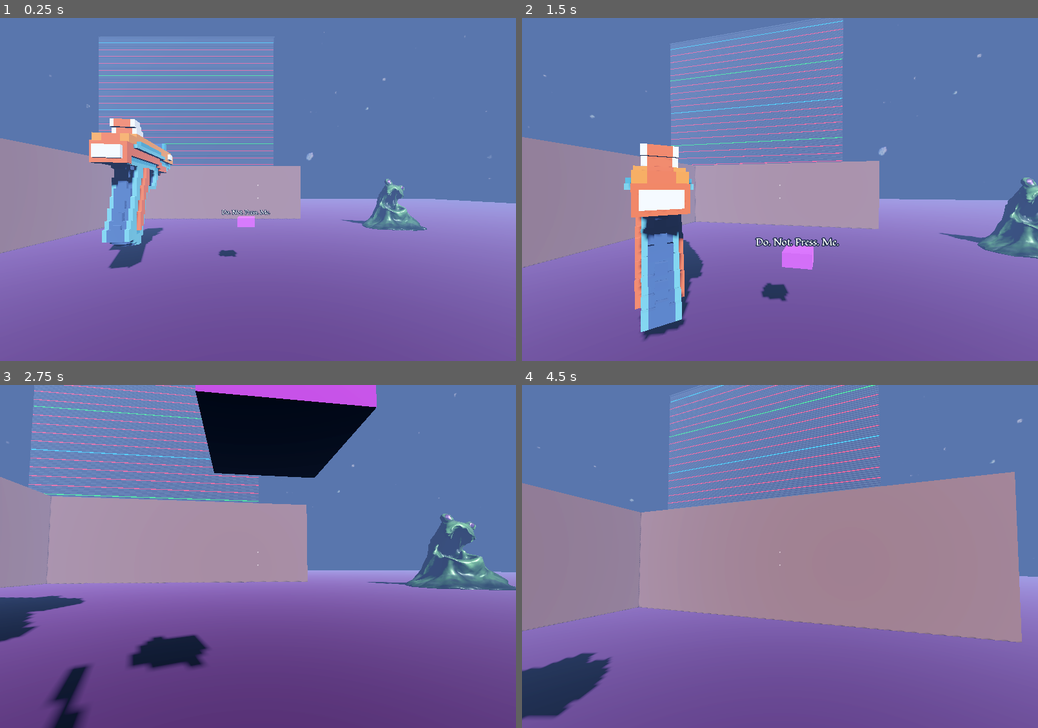
Above: before the commit, frames 1-4 (two rows, left to right).
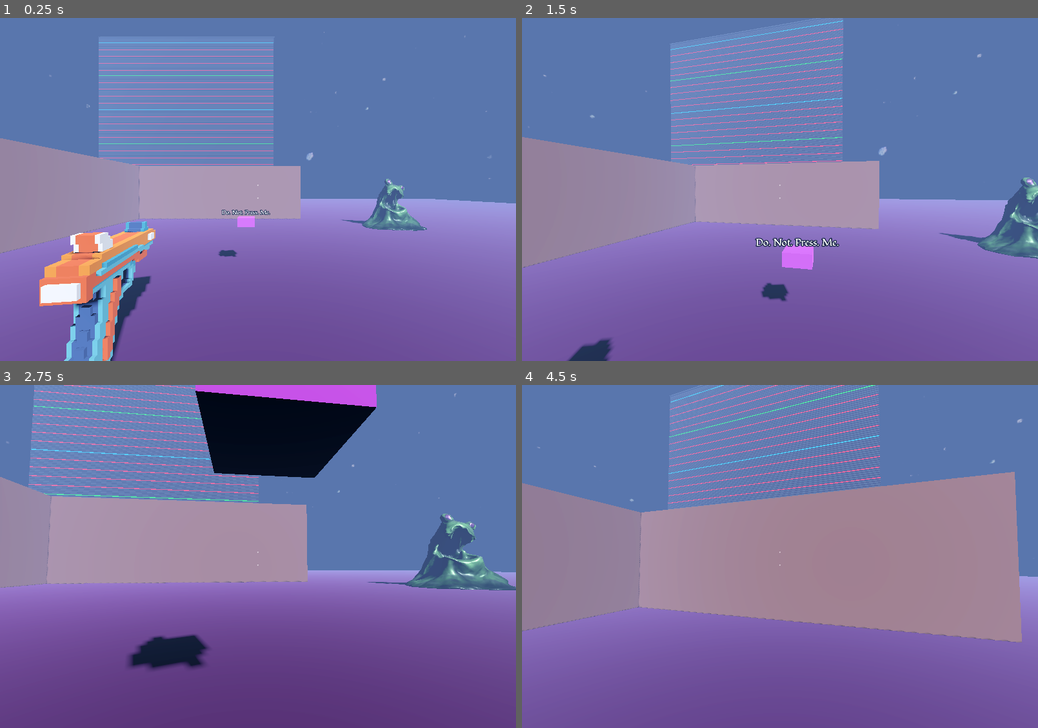
Above: after the commit, the same moments.

Repository: ChoppingSlime/3d_practice_project
Game: Godot game, scene res://levels/main.tscn
Two runs of this game, one before a commit and one after it. Both use one fixed random seed, a clock stepped at 60 frames per second and the inputs below.
Inputs (mouse positions are in pixels of both pictures, inside the frame that each line leads up to):
- Up to frame 1 (0.25 s): no input
- Up to frame 2 (1.5 s): move the mouse to (805, 189) at 0.52 s; hold Ctrl (sneak) 0.53-1.28 s; hold W (go_forward) from 0.53 s (still down); tap Space (jump) at 0.77 s; click (805, 189) at 0.8 s; move the mouse to (754, 189) at 1.27 s; click (754, 189) at 1.35 s
- Up to frame 3 (2.75 s): keep holding W (go_forward); tap Space (jump) at 1.52 s; right-click (232, 556) at 1.55 s; move the mouse to (268, 549) at 2.02 s; hold Ctrl (sneak) from 2.03 s (still down); right-click (268, 549) at 2.1 s
- Up to frame 4 (4.5 s): keep holding W (go_forward); move the mouse to (774, 563) at 2.77 s; release Ctrl (sneak) at 2.78 s; tap E (interact) at 2.85 s; tap Space (jump) at 3.02, 3.77 s; click (774, 563) at 3.05 s; move the mouse to (816, 559) at 3.52 s; hold Ctrl (sneak) 3.53-4.28 s; right-click (816, 559) at 3.8 s; move the mouse to (738, 553) at 4.27 s; tap Shift (sprint) at 4.35 s

The runs differ from the first frame. In frame 1, 8.6% of the frame differs, in the area x 7-53%, y 29-100%; in frame 2, 6.2%; in frame 3, 1.9%; in frame 4, 2.1%.

Commit message:
pick up and drop items

Diff:
--- a/Components/InputComponent/input_component.gd
+++ b/Components/InputComponent/input_component.gd
@@ -30,3 +30,15 @@
 
 func get_interact_pressed() -> bool:
 	return Input.is_action_just_pressed("interact")
+
+func get_lmb_pressed() -> bool:
+	return Input.is_action_just_pressed("LMB")
+
+func get_lmb_released() -> bool:
+	return Input.is_action_just_released("LMB")
+
+func get_rmb_pressed() -> bool:
+	return Input.is_action_just_pressed("RMB")
+
+func get_rmb_released() -> bool:
+	return Input.is_action_just_released("RMB")
--- a/levels/main.tscn
+++ b/levels/main.tscn
@@ -3,8 +3,8 @@
 [ext_resource type="Script" uid="uid://cxydisvpuswmf" path="res://levels/main.gd" id="1_5k4jt"]
 [ext_resource type="PackedScene" uid="uid://b6tg2anm1evlw" path="res://scenes/TestCube/test_cube.tscn" id="1_2262g"]
 [ext_resource type="Texture2D" uid="uid://c8swi3qy4p6fk" path="res://levels/test1.png" id="1_l8qe7"]
-[ext_resource type="PackedScene" uid="uid://c2sqgipck6if4" path="res://scenes/Player/player.tscn" id="2_wdj6m"]
-[ext_resource type="PackedScene" uid="uid://buqi4u6wspsdh" path="res://scenes/Monster/monster.tscn" id="4_m1504"]
+[ext_resource type="PackedScene" uid="uid://c2sqgipck6if4" path="res://scenes/Entities/Player/player.tscn" id="2_wdj6m"]
+[ext_resource type="PackedScene" uid="uid://buqi4u6wspsdh" path="res://scenes/Entities/Monster/monster.tscn" id="4_m1504"]
 [ext_resource type="PackedScene" uid="uid://b3yv86pke012g" path="res://Components/InputComponent/input_component.tscn" id="6_qy63d"]
 [ext_resource type="PackedScene" uid="uid://bexmsq2b4r1v7" path="res://scenes/button3d/button3d.tscn" id="7_qy63d"]
 [ext_resource type="PackedScene" uid="uid://cyu4hkqe4n3j7" path="res://UI/UI.tscn" id="8_6et1j"]
@@ -98,4 +98,4 @@
 transform = Transform3D(1, 0, 0, 0, 1, 0, 0, 0, 1, -10.6421, 1.76482, -32.8587)
 
 [node name="Pistol" parent="." instance=ExtResource("10_xdh4e")]
-transform = Transform3D(1, 0, 0, 0, 1, 0, 0, 0, 1, -10.966, 0.5, -32.5127)
+transform = Transform3D(1, 0, 0, 0, 1, 0, 0, 0, 1, -9.31847, 0.5, -28.9365)
--- a/project.godot
+++ b/project.godot
@@ -85,10 +85,21 @@
 "events": [Object(InputEventKey,"resource_local_to_scene":false,"resource_name":"","device":-1,"window_id":0,"alt_press …(192 unchanged characters)…
 ]
 }
+LMB={
+"deadzone": 0.2,
+"events": [null, Object(InputEventMouseButton,"resource_local_to_scene":false,"resource_name":"","device":-1,"window_id":0,"alt_pressed":false,"shift_pressed":false,"ctrl_pressed":false,"meta_pressed":false,"button_mask":0,"position":Vector2(0, 0),"global_position":Vector2(0, 0),"factor":1.0,"button_index":1,"canceled":false,"pressed":false,"double_click":false,"script":null)
+]
+}
+RMB={
+"deadzone": 0.2,
+"events": [Object(InputEventMouseButton,"resource_local_to_scene":false,"resource_name":"","device":-1,"window_id":0,"alt_pressed":false,"shift_pressed":false,"ctrl_pressed":false,"meta_pressed":false,"button_mask":0,"position":Vector2(0, 0),"global_position":Vector2(0, 0),"factor":1.0,"button_index":2,"canceled":false,"pressed":false,"double_click":false,"script":null)
+]
+}
 
 [layer_names]
 
 3d_physics/layer_2="monster"
 3d_physics/layer_3="item"
+3d_physics/layer_4="bullet"
 3d_physics/layer_8="player"
 3d_physics/layer_16="raycast"
--- /dev/null
+++ b/scenes/Entities/Bullet/bullet.gd
@@ -0,0 +1,10 @@
+class_name Bullet
+extends RigidBody3D
+
+@export var speed : float = 10.0
+
+func _ready() -> void:
+	linear_velocity.x = 10
+
+func _physics_process(delta: float) -> void:
+	print(linear_velocity)
--- /dev/null
+++ b/scenes/Entities/Bullet/bullet.tscn
@@ -0,0 +1,23 @@
+[gd_scene load_steps=5 format=3 uid="uid://cl34bjleaygqy"]
+
+[ext_resource type="Script" uid="uid://uc2abxnqhr82" path="res://scenes/Entities/Bullet/bullet.gd" id="1_sfvok"]
+[ext_resource type="Texture2D" uid="uid://cq66phjkw4fqa" path="res://scenes/Entities/Monster/oozey_n.png" id="2_3kerf"]
+
+[sub_resource type="SphereShape3D" id="SphereShape3D_d2juu"]
+
+[sub_resource type="StandardMaterial3D" id="StandardMaterial3D_qi6v2"]
+albedo_texture = ExtResource("2_3kerf")
+metallic = 1.0
+metallic_specular = 1.0
+roughness = 0.3
+
+[node name="Bullet" type="RigidBody3D"]
+collision_layer = 8
+collision_mask = 2
+script = ExtResource("1_sfvok")
+
+[node name="CollisionShape3D" type="CollisionShape3D" parent="."]
+shape = SubResource("SphereShape3D_d2juu")
+
+[node name="CSGSphere3D" type="CSGSphere3D" parent="."]
+material = SubResource("StandardMaterial3D_qi6v2")
--- a/scenes/Monster/monster.tscn
+++ b/scenes/Entities/Monster/monster.tscn
@@ -1,12 +1,12 @@
 [gd_scene load_steps=16 format=3 uid="uid://buqi4u6wspsdh"]
 
-[ext_resource type="Script" uid="uid://dte25glut3m1i" path="res://scenes/Monster/monster.gd" id="1_f33eb"]
-[ext_resource type="Texture2D" uid="uid://crvuk5t38luge" path="res://scenes/Monster/oozey_diffuse.png" id="1_me0mp"]
-[ext_resource type="ArrayMesh" uid="uid://c6fr2wmhq6ftl" path="res://scenes/Monster/Oozey.obj" id="2_f33eb"]
-[ext_resource type="Texture2D" uid="uid://cq66phjkw4fqa" path="res://scenes/Monster/oozey_n.png" id="3_4w5ji"]
+[ext_resource type="Script" uid="uid://dte25glut3m1i" path="res://scenes/Entities/Monster/monster.gd" id="1_f33eb"]
+[ext_resource type="Texture2D" uid="uid://crvuk5t38luge" path="res://scenes/Entities/Monster/oozey_diffuse.png" id="1_me0mp"]
+[ext_resource type="ArrayMesh" uid="uid://c6fr2wmhq6ftl" path="res://scenes/Entities/Monster/Oozey.obj" id="2_f33eb"]
+[ext_resource type="Texture2D" uid="uid://cq66phjkw4fqa" path="res://scenes/Entities/Monster/oozey_n.png" id="3_4w5ji"]
 [ext_resource type="PackedScene" uid="uid://bej1n810ykpqo" path="res://Components/GravityComponent/gravity_component.tscn" id="4_f8dfg"]
-[ext_resource type="Script" uid="uid://buq8whinohhby" path="res://scenes/Monster/raycast_manager.gd" id="6_mntuo"]
-[ext_resource type="Script" uid="uid://dlk84cli12xos" path="res://scenes/Monster/chase_component.gd" id="6_nv8c5"]
+[ext_resource type="Script" uid="uid://buq8whinohhby" path="res://scenes/Entities/Monster/raycast_manager.gd" id="6_mntuo"]
+[ext_resource type="Script" uid="uid://dlk84cli12xos" path="res://scenes/Entities/Monster/chase_component.gd" id="6_nv8c5"]
 
 [sub_resource type="StandardMaterial3D" id="StandardMaterial3D_f8dfg"]
 albedo_texture = ExtResource("1_me0mp")
--- /dev/null
+++ b/scenes/Entities/Player/item_handler.gd
@@ -0,0 +1,72 @@
+class_name ItemHandler
+extends Node3D
+@export var player: Player
+
+@export var item_equip_pos: Marker3D
+@onready var input_component: InputComponent = $"../InputComponent"
+
+var last_dropped_item : DefaultItem = null
+
+signal start_using_item
+signal stop_using_item
+
+func _physics_process(delta: float) -> void:
+	if input_component.get_lmb_pressed():
+		start_using_item.emit()
+	if input_component.get_lmb_released():
+		stop_using_item.emit()
+	if input_component.get_rmb_pressed():
+		drop_item()
+
+func pick_up(item : DefaultItem) -> void:
+	#Check if item already equipped. If so, stop function
+	if check_if_held(item):
+		return
+	elif item == last_dropped_item:
+		return
+
+	var new_item_instance = item.duplicate() as DefaultItem
+	item.queue_free()
+
+	start_using_item.connect(new_item_instance.start_use_item)
+	stop_using_item.connect(new_item_instance.stop_use_item)
+
+	item_equip_pos.add_child(new_item_instance)
+	new_item_instance.call_deferred("pick_up_mode",item_equip_pos.global_position)
+
+
+func check_if_held(item: DefaultItem) -> bool:
+	print("checking")
+	for child in item_equip_pos.get_children():
+		if item == child:
+			return true
+
+	return false
+
+func drop_item() -> void:
+	var item : DefaultItem = get_item_held()
+	if item == null:
+		return
+
+	var new_item_instance = item.duplicate() as DefaultItem
+	item.queue_free()
+
+	last_dropped_item = new_item_instance
+
+	get_tree().get_first_node_in_group("Level").add_child(new_item_instance)
+	new_item_instance.global_position = player.global_position
+	new_item_instance.global_position.y -= 0.6
+	new_item_instance.call_deferred("drop_mode")
+
+
+
+
+func get_item_held() -> DefaultItem:
+	for item in item_equip_pos.get_children():
+		if item is DefaultItem:
+			return item
+	return null
+
+func forget_picking_up(item : DefaultItem) -> void:
+	if item == last_dropped_item:
+		last_dropped_item = null
--- a/scenes/Player/player.gd
+++ b/scenes/Entities/Player/player.gd
@@ -1,12 +1,12 @@
 class_name Player
 extends CharacterBody3D
+
 
 signal facing_button(status : bool)
 
 @export var camera_pivot : PlayerCameraPivot
 @export var camera : Camera3D
 
-@onready var ray_cast_3d: RayCast3D = $CameraPivot/Camera3D/RayCast3D
 @onready var movement_componet: Node = $MovementComponet
 @onready var item_handler: ItemHandler = $ItemHandler
 
@@ -31,4 +31,5 @@
 
 
 func _on_area_3d_body_exited(body: Node3D) -> void:
-	pass # Replace with function body.
+	if body is DefaultItem:
+		item_handler.forget_picking_up(body)
--- a/scenes/Player/player.tscn
+++ b/scenes/Entities/Player/player.tscn
@@ -1,10 +1,11 @@
-[gd_scene load_steps=9 format=3 uid="uid://c2sqgipck6if4"]
+[gd_scene load_steps=10 format=3 uid="uid://c2sqgipck6if4"]
 
-[ext_resource type="Script" uid="uid://c08dvyaholltw" path="res://scenes/Player/player.gd" id="1_1kbk7"]
-[ext_resource type="Script" uid="uid://clxbrllivh1jc" path="res://scenes/Player/camera_pivot.gd" id="2_a06cl"]
-[ext_resource type="Script" uid="uid://d1e4ig5ptuws3" path="res://scenes/Player/ray_cast_3d.gd" id="3_c4h5g"]
-[ext_resource type="Script" uid="uid://i2dm86bggb2u" path="res://scenes/Player/movement_componet.gd" id="3_gqjuk"]
-[ext_resource type="Script" uid="uid://ct2uvrug07gsc" path="res://scenes/Player/item_handler.gd" id="5_uiqp4"]
+[ext_resource type="Script" uid="uid://c08dvyaholltw" path="res://scenes/Entities/Player/player.gd" id="1_1kbk7"]
+[ext_resource type="Script" uid="uid://clxbrllivh1jc" path="res://scenes/Entities/Player/camera_pivot.gd" id="2_a06cl"]
+[ext_resource type="Script" uid="uid://d1e4ig5ptuws3" path="res://scenes/Entities/Player/ray_cast_3d.gd" id="3_c4h5g"]
+[ext_resource type="Script" uid="uid://i2dm86bggb2u" path="res://scenes/Entities/Player/movement_componet.gd" id="3_gqjuk"]
+[ext_resource type="Script" uid="uid://ct2uvrug07gsc" path="res://scenes/Entities/Player/item_handler.gd" id="5_uiqp4"]
+[ext_resource type="PackedScene" uid="uid://b3yv86pke012g" path="res://Components/InputComponent/input_component.tscn" id="6_7oxwj"]
 
 [sub_resource type="CapsuleShape3D" id="CapsuleShape3D_kk62l"]
 height = 1.97015
@@ -19,15 +20,11 @@
 [node name="Player" type="CharacterBody3D" node_paths=PackedStringArray("camera_pivot", "camera")]
 collision_layer = 128
 script = ExtResource("1_1kbk7")
-camera_pivot = NodePath("CameraPivot")
-camera = NodePath("CameraPivot/Camera3D")
+camera_pivot = NodePath("Head")
+camera = NodePath("Head/Camera3D")
 
 [node name="CollisionShape3D" type="CollisionShape3D" parent="."]
 shape = SubResource("CapsuleShape3D_kk62l")
-
-[node name="CSGCylinder3D" type="CSGCylinder3D" parent="."]
-transform = Transform3D(1, 0, 0, 0, 1, 0, 0, 0, 1, -0.000441194, 0.00713098, 0.280811)
-radius = 0.0634766
 
 [node name="Area3D" type="Area3D" parent="."]
 collision_layer = 0
@@ -36,43 +33,46 @@
 [node name="CollisionShape3D" type="CollisionShape3D" parent="Area3D"]
 shape = SubResource("CylinderShape3D_uiqp4")
 
-[node name="CameraPivot" type="Node3D" parent="." node_paths=PackedStringArray("default_position", "sneaking_position", "camera")]
+[node name="Head" type="Node3D" parent="." node_paths=PackedStringArray("default_position", "sneaking_position", "camera")]
 script = ExtResource("2_a06cl")
 default_position = NodePath("Default")
 sneaking_position = NodePath("Sneaking")
 camera = NodePath("Camera3D")
 
-[node name="Default" type="Marker3D" parent="CameraPivot"]
+[node name="Default" type="Marker3D" parent="Head"]
 transform = Transform3D(1, 0, 0, 0, 1, 0, 0, 0, 1, 0, 0.858931, 0)
 
-[node name="Sneaking" type="Marker3D" parent="CameraPivot"]
+[node name="Sneaking" type="Marker3D" parent="Head"]
 transform = Transform3D(1, 0, 0, 0, 1, 0, 0, 0, 1, 0, -0.162524, 0)
 
-[node name="Camera3D" type="Camera3D" parent="CameraPivot"]
+[node name="Camera3D" type="Camera3D" parent="Head"]
 attributes = SubResource("CameraAttributesPractical_kk62l")
 current = true
 fov = 89.7
 
-[node name="RayCast3D" type="RayCast3D" parent="CameraPivot/Camera3D"]
+[node name="RayCast3D" type="RayCast3D" parent="Head/Camera3D"]
 target_position = Vector3(0, -1, -100)
 collision_mask = 32768
 debug_shape_custom_color = Color(0.576471, 0, 0, 1)
 script = ExtResource("3_c4h5g")
 
-[node name="ItemEquipPosition" type="Marker3D" parent="CameraPivot"]
+[node name="ItemEquipPosition" type="Marker3D" parent="Head"]
 transform = Transform3D(1, 0, 0, 0, 1, 0, 0, 0, 1, 0.690155, -0.699279, -0.601151)
 
-[node name="ItemLight" type="SpotLight3D" parent="CameraPivot"]
+[node name="ItemLight" type="SpotLight3D" parent="Head"]
 transform = Transform3D(0.626825, -0.410846, -0.662039, 0.28247, 0.911705, -0.298338, 0.726155, 2.16411e-08, 0.687531, 0, -0.220812, 0)
 light_cull_mask = 4294443008
 spot_range = 1.53315
 
+[node name="ItemHandler" type="Node3D" parent="." node_paths=PackedStringArray("player", "item_equip_pos")]
+script = ExtResource("5_uiqp4")
+player = NodePath("..")
+item_equip_pos = NodePath("../Head/ItemEquipPosition")
+
 [node name="MovementComponet" type="Node" parent="."]
 script = ExtResource("3_gqjuk")
 
-[node name="ItemHandler" type="Node3D" parent="." node_paths=PackedStringArray("item_equip_pos")]
-script = ExtResource("5_uiqp4")
-item_equip_pos = NodePath("../CameraPivot/ItemEquipPosition")
+[node name="InputComponent" parent="." instance=ExtResource("6_7oxwj")]
 
 [connection signal="body_entered" from="Area3D" to="." method="_on_area_3d_body_entered"]
 [connection signal="body_exited" from="Area3D" to="." method="_on_area_3d_body_exited"]
--- a/scenes/Player/item_handler.gd
+++ /dev/null
@@ -1,23 +0,0 @@
-class_name ItemHandler
-extends Node3D
-@onready var camera_3d: Camera3D = $"../CameraPivot/Camera3D"
-
-@export var item_equip_pos: Marker3D
-
-func pick_up(item : DefaultItem) -> void:
-	#Check if item already equipped. If so, stop function
-	if check_if_held(item):
-		return
-
-	var new_item_instance = item.duplicate() as DefaultItem
-	item.queue_free()
-	item_equip_pos.add_child(new_item_instance)
-	new_item_instance.call_deferred("pick_up_mode",item_equip_pos.global_position)
-
-
-func check_if_held(item: DefaultItem) -> bool:
-	for child in item_equip_pos.get_children():
-		if item == child:
-			return true
-
-	return false
--- a/scenes/button3d/button3d.tscn
+++ b/scenes/button3d/button3d.tscn
@@ -1,9 +1,8 @@
-[gd_scene load_steps=7 format=3 uid="uid://bexmsq2b4r1v7"]
+[gd_scene load_steps=6 format=3 uid="uid://bexmsq2b4r1v7"]
 
 [ext_resource type="Script" uid="uid://b2t5j7xhfce6b" path="res://scenes/button3d/button3d.gd" id="1_lrmay"]
 [ext_resource type="PackedScene" uid="uid://b3yv86pke012g" path="res://Components/InputComponent/input_component.tscn" id="2_s3p44"]
 [ext_resource type="Script" uid="uid://b41hpfqgc07yd" path="res://scenes/button3d/button_box.gd" id="2_voccy"]
-[ext_resource type="PackedScene" uid="uid://csr320svi6kok" path="res://scenes/button3d_label/button3d_label.tscn" id="3_yrfr3"]
 
 [sub_resource type="StandardMaterial3D" id="StandardMaterial3D_s3p44"]
 albedo_color = Color(0.540848, 0.300806, 0.211299, 1)
@@ -38,9 +37,10 @@
 wait_time = 0.7
 one_shot = true
 
-[node name="Button3DLabel" parent="." instance=ExtResource("3_yrfr3")]
-transform = Transform3D(1, 0, 0, 0, 1, 0, 0, 0, 1, 0, 0.343073, 0)
+[node name="Label3D" type="Label3D" parent="."]
+transform = Transform3D(1, 0, 0, 0, 1, 0, 0, 0, 1, 0, 0.337393, 0)
 billboard = 1
+text = "Do. Not. Press. Me."
 
 [connection signal="body_entered" from="PlayerDetector" to="." method="_on_player_detector_body_entered"]
 [connection signal="body_exited" from="PlayerDetector" to="." method="_on_player_detector_body_exited"]
--- a/scenes/button3d_label/button3d_label.tscn
+++ /dev/null
@@ -1,4 +0,0 @@
-[gd_scene format=3 uid="uid://csr320svi6kok"]
-
-[node name="Button3DLabel" type="Label3D"]
-text = "Do. Not. Press. Me."
--- a/scenes/items/default_item.gd
+++ b/scenes/items/default_item.gd
@@ -11,3 +11,9 @@
 
 func pick_up_mode(new_global_position: Vector3) -> void:
 	pass
+
+func start_use_item() -> void:
+	pass
+
+func stop_use_item() -> void:
+	pass
--- a/scenes/items/pistol/pistol.gd
+++ b/scenes/items/pistol/pistol.gd
@@ -1,12 +1,9 @@
 class_name Pistol
 extends DefaultItem
 @onready var mesh: MeshInstance3D = $Mesh
-@onready var animation_player: AnimationPlayer = $AnimationPlayer
 @onready var collision_shape_3d: CollisionShape3D = $CollisionShape3D
 
-
-func _ready() -> void:
-	drop_mode()
+@export var bullet : PackedScene
 
 func _physics_process(delta: float) -> void:
 	if dropped:
@@ -16,19 +13,25 @@
 
 func drop_mode() -> void:
 	dropped = true
-	animation_player.play("dropped_idle")
+	collision_shape_3d.disabled = false
+	scale *= 2
 	mesh.set_layer_mask_value(20, false)
+
 
 
 func pick_up_mode(new_global_position: Vector3) -> void:
 	reset_mesh_rotation()
+
+	dropped = false
 	collision_shape_3d.disabled = true
 	global_position = new_global_position
-	scale *= 0.25
-	dropped = false
+	scale *= 0.5
 	mesh.set_layer_mask_value(20, true)
-	animation_player.stop()
+
 
 
 func reset_mesh_rotation() -> void:
 	mesh.rotation.y = deg_to_rad(180)
+
+func start_use_item() -> void:
+	pass
--- a/scenes/items/pistol/pistol.tscn
+++ b/scenes/items/pistol/pistol.tscn
@@ -1,40 +1,10 @@
-[gd_scene load_steps=8 format=3 uid="uid://5jqc6bwokmhv"]
+[gd_scene load_steps=4 format=3 uid="uid://5jqc6bwokmhv"]
 
 [ext_resource type="Script" uid="uid://dh5uo3wjubk18" path="res://scenes/items/pistol/pistol.gd" id="1_coxm8"]
 [ext_resource type="ArrayMesh" uid="uid://dc30vo8sb01qd" path="res://scenes/items/pistol/pistol.obj" id="2_iaorm"]
 
 [sub_resource type="SphereShape3D" id="SphereShape3D_iaorm"]
 radius = 1.48441
-
-[sub_resource type="Animation" id="Animation_1byyg"]
-length = 0.001
-
-[sub_resource type="Animation" id="Animation_iaorm"]
-resource_name = "dropped_idle"
-length = 2.0
-loop_mode = 1
-tracks/0/type = "value"
-tracks/0/imported = false
-tracks/0/enabled = true
-tracks/0/path = NodePath("Mesh:position")
-tracks/0/interp = 1
-tracks/0/loop_wrap = true
-tracks/0/keys = {
-"times": PackedFloat32Array(0, 0.01, 0.533333, 0.543333, 1.5, 1.51, 1.96667, 1.97667),
-"transitions": PackedFloat32Array(1, 1, 0.5, 2.54912, 2.37841, 1, 1, 1),
-"update": 0,
-"values": [Vector3(0, 0, 0), Vector3(0, 0, 0), Vector3(0, 0.6, 0), Vector3(0, 0.6, 0), Vector3(0, -0.6, 0), Vector3(0, -0.6, 0), Vector3(0, 0, 0), Vector3(0, 0, 0)]
-}
-
-[sub_resource type="Animation" id="Animation_kxy0c"]
-resource_name = "picked_up_idle"
-
-[sub_resource type="AnimationLibrary" id="AnimationLibrary_1byyg"]
-_data = {
-&"RESET": SubResource("Animation_1byyg"),
-&"dropped_idle": SubResource("Animation_iaorm"),
-&"picked_up_idle": SubResource("Animation_kxy0c")
-}
 
 [node name="Pistol" type="StaticBody3D"]
 collision_layer = 4
@@ -47,10 +17,5 @@
 shape = SubResource("SphereShape3D_iaorm")
 
 [node name="Mesh" type="MeshInstance3D" parent="."]
-transform = Transform3D(-1, 0, -8.74228e-08, 0, 1, 0, 8.74228e-08, 0, -1, 0, -0.169717, 0)
+transform = Transform3D(-0.5, 0, -4.37114e-08, 0, 0.5, 0, 4.37114e-08, 0, -0.5, 0, -0.169717, 0)
 mesh = ExtResource("2_iaorm")
-
-[node name="AnimationPlayer" type="AnimationPlayer" parent="."]
-libraries = {
-&"": SubResource("AnimationLibrary_1byyg")
-}
Not shown, added: scenes/Entities/Bullet/bullet.gd.uid
Renamed: scenes/Monster/Oozey.mtl -> scenes/Entities/Monster/Oozey.mtl
Renamed: scenes/Monster/Oozey.obj -> scenes/Entities/Monster/Oozey.obj
Not shown, added: scenes/Entities/Monster/Oozey.obj.import
Renamed: scenes/Monster/chase_component.gd -> scenes/Entities/Monster/chase_component.gd
Renamed: scenes/Monster/chase_component.gd.uid -> scenes/Entities/Monster/chase_component.gd.uid
Renamed: scenes/Monster/monster.gd -> scenes/Entities/Monster/monster.gd
Renamed: scenes/Monster/monster.gd.uid -> scenes/Entities/Monster/monster.gd.uid
Renamed: scenes/Monster/oozey_diffuse.png -> scenes/Entities/Monster/oozey_diffuse.png
Not shown, changed: scenes/Entities/Monster/oozey_diffuse.png.import
Renamed: scenes/Monster/oozey_n.png -> scenes/Entities/Monster/oozey_n.png
Not shown, changed: scenes/Entities/Monster/oozey_n.png.import
(and 16 more such lines)
